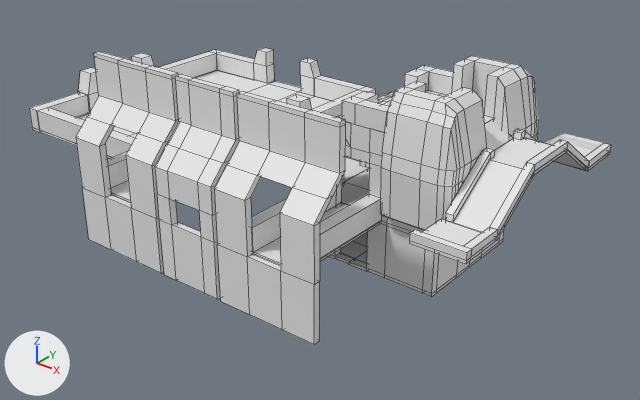
An edit to the FBX model Assets/Meshes/Scenery/Lockout.fbx, drawn before and after from the same camera.
Rendered twice from a camera (50 mm lens) standing at (26.8, -25.4, 14.1) and looking at (7.6, -1.4, -0.8). The axes (+X, +Y, +Z) are drawn at lower left. The lights are the same throughout. Mesh edges are drawn as thin lines on the coarser meshes. Where no turn or scale is listed for an object, it has been applied to the vertices.

Objects in the first picture: 'Bridge.013', 'Bridge.014', 'CornerEdge.004', 'CornerEdge.005', 'Edge.001', 'Edge.020', 'Edge.021', 'Edge.022', 'Edge.023', 'Edge.024', 'MiddleGround.001', 'Wall.000', 'Wall.001', 'Wall.002', 'Wall.003'.
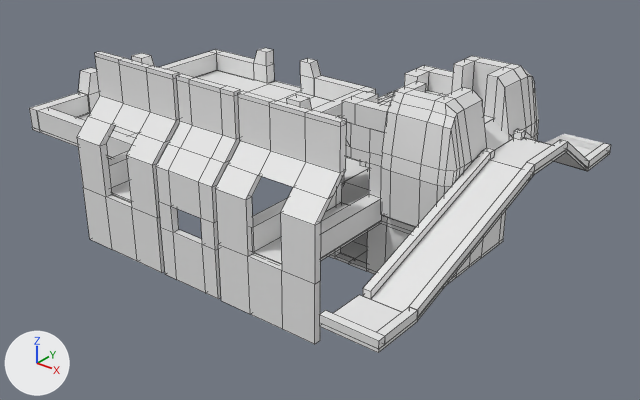
The change, as JSON lines over the scene's bpy script:
```json
{"block": "me_cube_064", "where": "me_cube_064.from_pydata(...)  # 64 vertices, 66 faces; spans x -1.32..1.32, y -1.0..0.48, z -4.36..2.67"}
{"block": "me_cube_064", "where": "# used by ob_wall_002; location = (6.72, -6.52, 2.26)"}
{"block": "me_cube_064", "change": "me_cube_064 part 2: all 16 vertices in x -1.32..1.32, y -1.0..-0.73, z -2.18..-1.18 are moved by (0.0, 0.0, -0.3)"}
{"block": "me_cube_003", "where": "me_cube_003.from_pydata(...)  # 8 vertices, 6 faces; spans x -0.6..1.2, y 0.21..2.32, z -1.46..0.05"}
{"block": "me_cube_003", "where": "# used by ob_bridge_013; location = (15.02, -3.88, 2.77)"}
{"block": "me_cube_003", "where": "# before: 2 (-0.6, 0.21, -1.36) at pixel (445, 220), 3 (-0.6, 0.21, -1.46), 6 (1.2, 0.21, -1.36) at pixel (496, 237), 7 (1.2, 0.21, -1.46) at pixel (496, 240)"}
{"block": "me_cube_003", "change": "me_cube_003 part 3"}
{"op": "add", "block": "me_cube_003", "code": "for i in [2, 3, 6, 7]: me_cube_003.vertices[i].co += Vector((0.0, -4.31, -0.67))"}
{"block": "me_cube_005", "where": "me_cube_005.from_pydata(...)  # 8 vertices, 6 faces; spans x -0.29..-0.01, y -1.33..0.78, z -1.84..-0.17"}
{"block": "me_cube_005", "where": "# used by ob_edge_021; location = (16.23, -2.34, 3.26)"}
{"block": "me_cube_005", "where": "# before: 0 (-0.29, -1.33, -1.58) at pixel (489, 227), 1 (-0.29, -1.33, -1.84), 2 (-0.29, 0.78, -0.17) at pixel (526, 162), 3 (-0.29, 0.78, -0.43), 4 (-0.01, -1.33, -1.58) at pixel (497, 229)"}
{"block": "me_cube_005", "where": "# before: 5 (-0.01, -1.33, -1.84) at pixel (496, 237), 6 (-0.01, 0.78, -0.17) at pixel (534, 164), 7 (-0.01, 0.78, -0.43) at pixel (533, 172)"}
{"block": "me_cube_005", "change": "me_cube_005 part 4"}
{"op": "add", "block": "me_cube_005", "code": "for i in [0, 1, 4, 5]: me_cube_005.vertices[i].co += Vector((0.03, -4.31, -0.67))"}
{"op": "add", "block": "me_cube_005", "code": "for i in [2, 3, 6, 7]: me_cube_005.vertices[i].co += Vector((0.03, 0.0, 0.0))"}
{"block": "me_cube_002", "where": "me_cube_002.from_pydata(...)  # 12 vertices, 10 faces; spans x -0.26..0.02, y -1.33..1.04, z -1.84..-0.17"}
{"block": "me_cube_002", "where": "# used by ob_edge_020; location = (14.66, -2.34, 3.26)"}
{"block": "me_cube_002", "where": "# before: 0 (-0.26, -1.33, -1.58) at pixel (445, 212), 1 (-0.26, -1.33, -1.84) at pixel (445, 220), 4 (0.02, -1.33, -1.58) at pixel (453, 215), 5 (0.02, -1.33, -1.84) at pixel (452, 222)"}
{"block": "me_cube_002", "change": "me_cube_002 part 1"}
{"op": "add", "block": "me_cube_002", "code": "for i in [0, 1, 4, 5]: me_cube_002.vertices[i].co += Vector((0.0, -4.31, -0.67))"}
{"op": "set", "path": "ob_wall_002.location", "old": "(6.72, -6.52, 2.26)", "new": "(6.72, -6.48, 2.26)"}
{"op": "set", "path": "ob_bridge_014.location", "old": "(15.04, -4.54, 1.36)", "new": "(15.05, -8.86, 0.69)"}
{"op": "set", "path": "ob_edge_022.location", "old": "(15.05, -5.21, 1.86)", "new": "(15.06, -9.53, 1.19)"}
{"op": "set", "path": "ob_edge_023.location", "old": "(15.94, -4.44, 1.86)", "new": "(15.95, -8.75, 1.19)"}
{"op": "set", "path": "ob_edge_021.location", "old": "(16.23, -2.34, 3.26)", "new": "(16.19, -2.34, 3.26)"}
{"op": "set", "path": "ob_wall_001.location", "old": "(3.22, -6.78, 2.26)", "new": "(3.22, -6.75, 2.26)"}
{"op": "set", "path": "ob_wall_003.location", "old": "(10.23, -6.78, 2.26)", "new": "(10.23, -6.75, 2.26)"}
```

Location of each change, (x1, y1, x2, y2) in pixels of the pictures (640 x 400 px; the box of a moved part takes in the faces that stretch with it):
```json
{"object": "Wall.003", "change": "moved", "before": [214, 91, 346, 345], "after": [215, 91, 347, 344]}
{"object": "Wall.001", "change": "moved", "before": [76, 52, 179, 273], "after": [77, 51, 180, 273]}
{"object": "Wall.002", "change": "reshaped, moved", "before": [155, 74, 240, 299], "after": [156, 74, 240, 299]}
{"object": "Bridge.013", "change": "reshaped", "before": [453, 160, 534, 239], "after": [371, 160, 534, 321], "on screen": "100% wider, 102% taller"}
{"object": "Edge.020", "change": "reshaped", "before": [445, 148, 495, 223], "after": [363, 148, 495, 299], "on screen": "161% wider, 100% taller"}
{"object": "Edge.021", "change": "reshaped, moved", "before": [490, 162, 535, 236], "after": [409, 162, 535, 318], "on screen": "176% wider, 109% taller"}
{"object": "Bridge.014", "change": "moved", "before": [409, 219, 497, 264], "after": [319, 295, 417, 353]}
{"object": "Edge.022", "change": "moved", "before": [409, 230, 472, 261], "after": [319, 310, 385, 349]}
{"object": "Edge.023", "change": "moved", "before": [464, 227, 497, 257], "after": [376, 307, 418, 344]}
{"part": 1, "of": "me_cube_002", "change": "moved or reshaped", "before": [445, 150, 491, 223], "after": [363, 150, 491, 299]}
{"part": 2, "of": "me_cube_064", "change": "moved or reshaped", "before": [155, 167, 221, 299], "after": [156, 167, 221, 299]}
```
